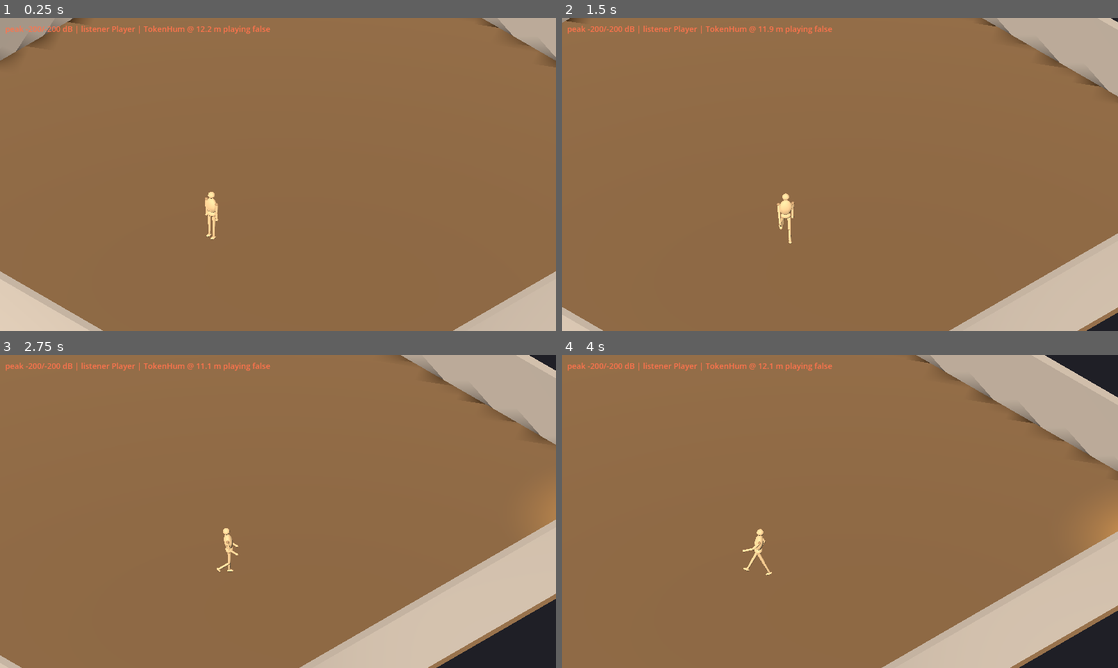
Above: before the commit, frames 1-4 (two rows, left to right).
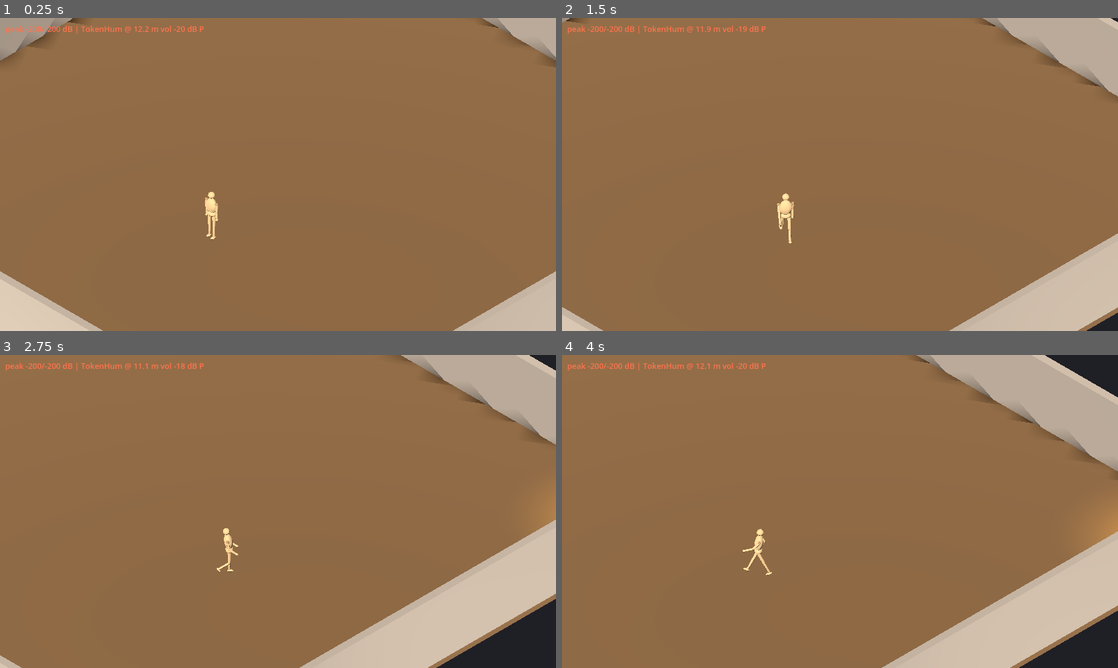
Above: after the commit, the same moments.

Repository: hieubqdsm/crime-in-clock-tower
Game: Godot game, scene res://scenes/main/Main.tscn
Two runs of this game, one before a commit and one after it. Both use one fixed random seed, a clock stepped at 60 frames per second and the inputs below.
Inputs:
- Up to frame 1 (0.25 s): no input
- Up to frame 2 (1.5 s): hold D (move_right) 0.53-1.28 s; hold Shift (fast_walk) 0.53-1.28 s; hold S (move_down) from 1.28 s (still down); tap Ctrl (sprint) at 1.35 s
- Up to frame 3 (2.75 s): release S (move_down) at 2.03 s; hold D (move_right) from 2.03 s (still down); hold Shift (fast_walk) from 2.03 s (still down)
- Up to frame 4 (4 s): release D (move_right) at 2.78 s; release Shift (fast_walk) at 2.78 s; hold W (move_up) 2.78-3.53 s; tap Ctrl (sprint) at 2.85 s; hold A (move_left) from 3.53 s (still down); hold Shift (fast_walk) from 3.53 s (still down)

The runs differ from the first frame. In frame 1, 0.3% of the frame differs, in the area x 14-49%, y 2-6%; in frame 2, 0.3%; in frame 3, 0.3%; in frame 4, 0.3%.

Commit message:
F-002: always-play baseline — tokens play from load directly on Master (matches the audible diag path), volume-only distance curve + self-heal, 2s background audio log; tests assert playing + gradient

Diff:
--- a/scenes/main/debug_audio_hud.gd
+++ b/scenes/main/debug_audio_hud.gd
@@ -1,10 +1,14 @@
 extends CanvasLayer
 
-## F-002 DIAGNOSTIC HUD (remove before shipping F-002): measures everything
-## from the ACTUAL 3D audio listener (viewport-registered), not the camera —
-## camera-based distances were 11 m off and made the numbers meaningless.
+## F-002 DIAGNOSTIC (remove before shipping F-002): on-screen audio state +
+## a background log line every 2 s (visible in the Godot console on desktop
+## and the browser console on web). Every automated "PASS" so far asserted
+## wiring, not audible output — this log is the ground truth the tester and
+## the agent read together: per-token volume we SET, playing flag, and the
+## Master bus peak meters.
 
 var _label: Label
+var _log_timer := 0.0
 
 
 func _ready() -> void:
@@ -15,23 +19,35 @@
 	add_child(_label)
 
 
-func _process(_delta: float) -> void:
+func _process(delta: float) -> void:
+	var tokens := get_tree().get_nodes_in_group("sound_tokens")
 	var listener := get_viewport().get_audio_listener_3d()
 	var pos: Vector3 = listener.global_position if listener != null else Vector3.INF
+	var l := AudioServer.get_bus_peak_volume_left_db(0, 0)
+	var r := AudioServer.get_bus_peak_volume_right_db(0, 0)
+
 	var nearest_d := 999.0
 	var nearest_name := "-"
+	var nearest_vdb := -999.0
 	var nearest_playing := false
-	for t in get_tree().get_nodes_in_group("sound_tokens"):
+	var summary := ""
+	for t in tokens:
 		var token := t as Node3D
 		var d: float = pos.distance_to(token.global_position) if listener != null else 999.0
+		var script := token as Object
+		var vdb: float = script.call("volume_db") if script.has_method("volume_db") else -999.0
+		var playing: bool = script.call("is_playing") if script.has_method("is_playing") else false
+		summary += "%s d=%.1f v=%+.0f %s | " % [token.name, d, vdb, "P" if playing else "-"]
 		if d < nearest_d:
 			nearest_d = d
 			nearest_name = String(token.name)
-			var audio := token.get_node_or_null("Sound") as AudioStreamPlayer
-			nearest_playing = audio != null and audio.playing
-	var l := AudioServer.get_bus_peak_volume_left_db(0, 0)
-	var r := AudioServer.get_bus_peak_volume_right_db(0, 0)
-	_label.text = "peak %0.0f/%0.0f dB | listener %s | %s @ %0.1f m playing %s" % [
-		l, r,
-		"NONE" if listener == null else String(listener.get_parent().name),
-		nearest_name, nearest_d, str(nearest_playing)]
+			nearest_vdb = vdb
+			nearest_playing = playing
+
+	_label.text = "peak %0.0f/%0.0f dB | %s @ %.1f m vol %+.0f dB %s" % [
+		l, r, nearest_name, nearest_d, nearest_vdb, "P" if nearest_playing else "-"]
+
+	_log_timer += delta
+	if _log_timer >= 2.0:
+		_log_timer = 0.0
+		print("[audio] peak %0.0f/%0.0f | %s" % [l, r, summary])
--- a/scenes/token/sound_token.gd
+++ b/scenes/token/sound_token.gd
@@ -1,29 +1,28 @@
 extends Node3D
 
-## Corner sound token (F-002): audible only when the player is near, louder
-## with proximity, panned so the corner it sits in is readable by ear.
+## Corner sound token (F-002).
 ##
-## Implementation note: this deliberately uses a NON-positional
-## AudioStreamPlayer + a per-token panner bus instead of
-## AudioStreamPlayer3D. The 3D pipeline never produced samples on the
-## tester's machines (voice "playing" yet Master bus peak at -200 dB on both
-## Windows and web), while plain 2D playback is audible everywhere — so the
-## distance curve and stereo pan are computed here, in code, where they can
-## be tested. Belongs to the "sound_tokens" group.
+## Design (per tester): ALWAYS playing from scene load — each token advances
+## through the 10-minute track on its own timeline, so different corners play
+## different sections; walking closer only raises the volume.
+##
+## Implementation postmortem: AudioStreamPlayer3D mixed ZERO samples on the
+## tester's machines (playing=true yet Master peak -200 dB on both Windows
+## and web), while a plain 2D AudioStreamPlayer directly on the Master bus
+## was clearly audible on both. So: non-positional player, distance only
+## drives volume_db here — no engine culling, no dynamic buses, no panner
+## (re-added later, one layer at a time).
 
 @export var stream: AudioStream
 @export var glow_color := Color(1.0, 0.8, 0.4)
 
-## Falloff: full volume inside FULL_RADIUS, inverse-square to -inf, silent
-## beyond RANGE. Matches the values the F-002 playtest tuned.
-const RANGE := 9.0
 const FULL_RADIUS := 3.5
 const BASE_DB := 2.0
+const FLOOR_DB := -30.0   # faint but present when far — never silent
 
 @onready var _glow: OmniLight3D = $Glow
 
 var _audio: AudioStreamPlayer
-var _panner: AudioEffectPanner
 
 
 func _ready() -> void:
@@ -36,49 +35,38 @@
 		stream.loop_mode = AudioStreamWAV.LOOP_FORWARD
 	if stream is AudioStreamMP3 and not stream.loop:
 		stream.loop = true
-
-	# Per-token audio bus with a panner (the pan is set per-frame in _process).
-	var bus_name := "Token_%d" % get_instance_id()
-	var bus_idx := AudioServer.bus_count
-	AudioServer.add_bus(bus_idx)
-	AudioServer.set_bus_name(bus_idx, bus_name)
-	AudioServer.set_bus_send(bus_idx, "Master")
-	_panner = AudioEffectPanner.new()
-	AudioServer.add_bus_effect(bus_idx, _panner)
-
 	_audio = AudioStreamPlayer.new()
 	_audio.name = "Sound"  # stable path for tests/HUD/telemetry
 	_audio.stream = stream
-	_audio.bus = bus_name
-	_audio.volume_db = BASE_DB
+	_audio.bus = "Master"  # baseline layer: directly on Master, no custom bus
 	add_child(_audio)
+	_audio.volume_db = FLOOR_DB
+	_audio.play()
 	_glow.light_color = glow_color
 
 
 func _process(_delta: float) -> void:
 	if _audio == null:
 		return
-	var listener := get_viewport().get_audio_listener_3d() as AudioListener3D
-	if listener == null:
-		if _audio.playing:
-			_audio.stop()
-		return
-	var offset := global_position - listener.global_position
-	var d := offset.length()
-	if d > RANGE:
-		if _audio.playing:
-			_audio.stop()
-		return
-	# Inverse-square falloff clamped to full volume inside FULL_RADIUS.
-	var gain := 1.0 if d <= FULL_RADIUS else (FULL_RADIUS / d) ** 2
-	_audio.volume_db = BASE_DB + linear_to_db(gain)
-	# Pan by the token's direction on the listener's right axis.
-	var right := listener.global_transform.basis.x
-	right.y = 0.0
-	_panner.pan = 0.8 * (right.normalized().dot(offset.normalized()) if not right.is_zero_approx() and d > 0.01 else 0.0)
+	var listener := get_viewport().get_audio_listener_3d()
+	var d := 999.0
+	if listener != null:
+		d = global_position.distance_to(listener.global_position)
+	var gain := 1.0 if d <= FULL_RADIUS else (FULL_RADIUS / maxf(d, FULL_RADIUS)) ** 2
+	_audio.volume_db = maxf(FLOOR_DB, BASE_DB + linear_to_db(gain))
+	# Self-heal: some drivers (e.g. headless dummy) drop a play() issued in
+	# _ready; the design is "always playing", so keep it alive.
 	if not _audio.playing:
 		_audio.play()
 
 
+func volume_db() -> float:
+	return _audio.volume_db if _audio != null else -999.0
+
+
+func is_playing() -> bool:
+	return _audio != null and _audio.playing
+
+
 func distance_to(player: Node3D) -> float:
 	return global_position.distance_to(player.global_position)
--- a/tests/test_tokens.gd
+++ b/tests/test_tokens.gd
@@ -40,11 +40,8 @@
 		elif audio.stream is AudioStreamMP3:
 			looping = audio.stream.loop
 		_check(looping, "%s stream loops" % token.name)
-		var has_panner := false
-		for i in AudioServer.get_bus_effect_count(AudioServer.get_bus_index(audio.bus)):
-			if AudioServer.get_bus_effect(AudioServer.get_bus_index(audio.bus), i) is AudioEffectPanner:
-				has_panner = true
-		_check(has_panner, "%s bus carries a panner" % token.name)
+		_check(audio.bus == "Master", "%s sits directly on the Master bus" % token.name)
+		_check(audio.playing, "%s is playing from scene load" % token.name)
 		streams[audio.stream.resource_path] = true
 	_check(streams.size() >= 1, "tokens carry audio streams (%d)" % streams.size())
 
@@ -54,30 +51,27 @@
 			all_corners = false
 	_check(all_corners, "tokens cover the four room corners")
 
-	# Range semantics with the player-mounted listener: tokens manage their
-	# own lifecycle (play on entry, stop on exit) because Godot 4 culls
-	# out-of-range 3D players PERMANENTLY (no auto-resume) — a one-shot play()
-	# in _ready left every start-out-of-range token silent forever.
+# Range semantics with the player-mounted listener: tokens ALWAYS play and
+# only their volume tracks the distance (near ~= BASE_DB, far == FLOOR_DB).
 	var player := main.get_node("Player") as CharacterBody3D
 	var near_token := tokens[0] as Node3D
 	var near_audio := near_token.get_node_or_null("Sound") as AudioStreamPlayer
 	player.global_position = near_token.global_position + Vector3(0.5, 0, 0.5)
 	player.velocity = Vector3.ZERO
-	for i in 20:
+	for i in 10:
 		await get_tree().physics_frame
-	_check(near_audio.playing, "token plays when the listener is in range")
+	var near_vdb := near_audio.volume_db
 
 	player.global_position = Vector3(0, 0.1, 0)
 	player.velocity = Vector3.ZERO
-	for i in 30:
+	for i in 10:
 		await get_tree().physics_frame
-	_check(not near_audio.playing, "token stops when the listener leaves range")
+	var far_vdb := near_audio.volume_db
 
-	player.global_position = near_token.global_position + Vector3(0.5, 0, 0.5)
-	player.velocity = Vector3.ZERO
-	for i in 20:
-		await get_tree().physics_frame
-	_check(near_audio.playing, "token plays again on re-entry")
+	_check(near_vdb > 0.0, "volume at the token is full (%+.1f dB)" % near_vdb)
+	_check(far_vdb <= -18.0, "volume mid-room drops well below full (%+.1f dB)" % far_vdb)
+	_check(near_vdb - far_vdb > 20.0,
+		"distance gradient is audible (%.1f dB swing)" % (near_vdb - far_vdb))
 
 	# The 3D audio listener must ride the PLAYER, not the camera: the iso
 	# camera hovers ~11 m away, so a camera-mounted listener keeps every token
